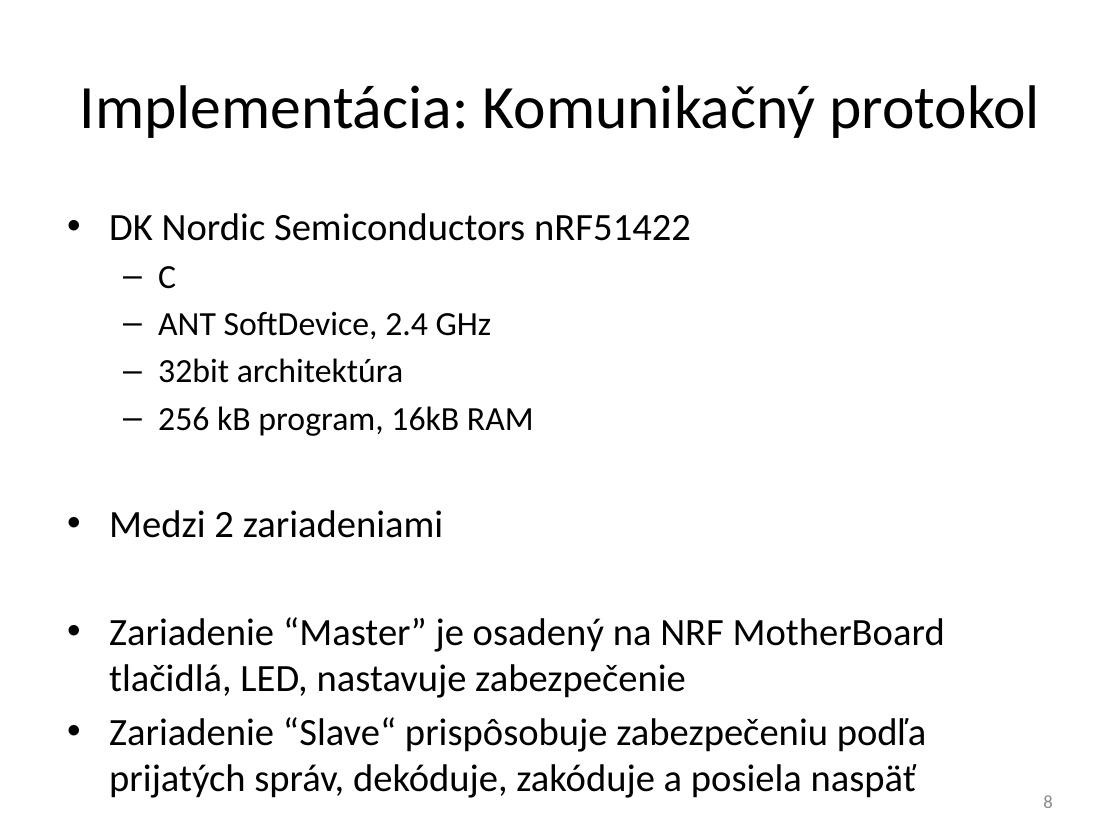
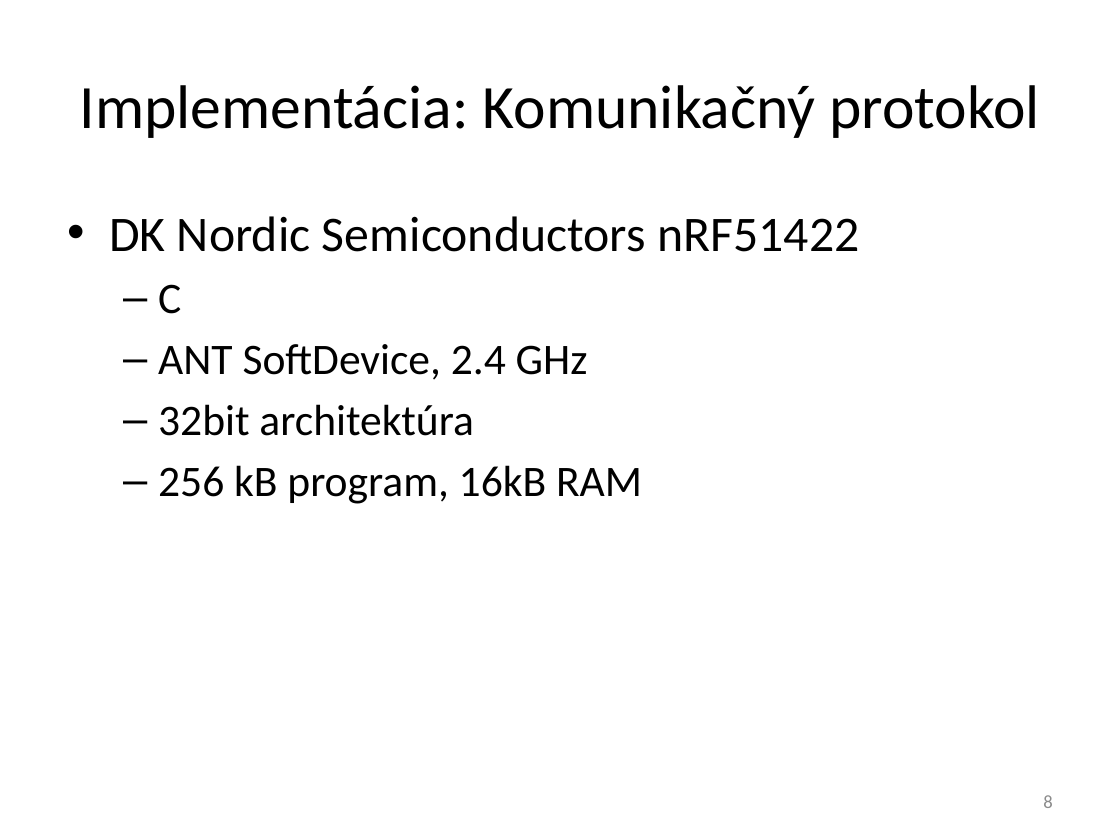
Before and after one commit to javacard-FOSS-applets/nrf6310-pca10007, a slide deck: slide 8 of Obhajoba/xdoubravsky_dp.pptx. Drawn at 1120x840 pixels with LibreOffice and Linux fonts; fonts in the diff are those of the drawing. Boxes give left, top, right and bottom in pixels: in the first picture for what was removed or moved away, otherwise in the second. Text is boxed around its words. In the diff, an @@ line names an element or a change of style, - is before the commit and + after.

```diff
--- a/Obhajoba/xdoubravsky_dp.pptx
+++ b/Obhajoba/xdoubravsky_dp.pptx
@@ text "DK Nordic Semiconductors nRF51422" at (109,216,859,504): size 24.8 to 32 pt in "DK Nordic Semiconductors nRF51422"; size 21.7 to 28 pt in "C", "ANT SoftDevice, 2.4 GHz", "32bit architektúra", "256 kB program, 16kB RAM"; more space between paragraphs @@
@@ text at (109,510,945,798): paragraphs removed @@
-• Medzi 2 zariadeniami
-• Zariadenie “Master” je osadený na NRF MotherBoard tlačidlá, LED, nastavuje zabezpečenie
-• Zariadenie “Slave“ prispôsobuje zabezpečeniu podľa prijatých správ, dekóduje, zakóduje a posiela naspäť
```
Also in this commit, not shown: 23 other slides changed, 1 slide removed.
